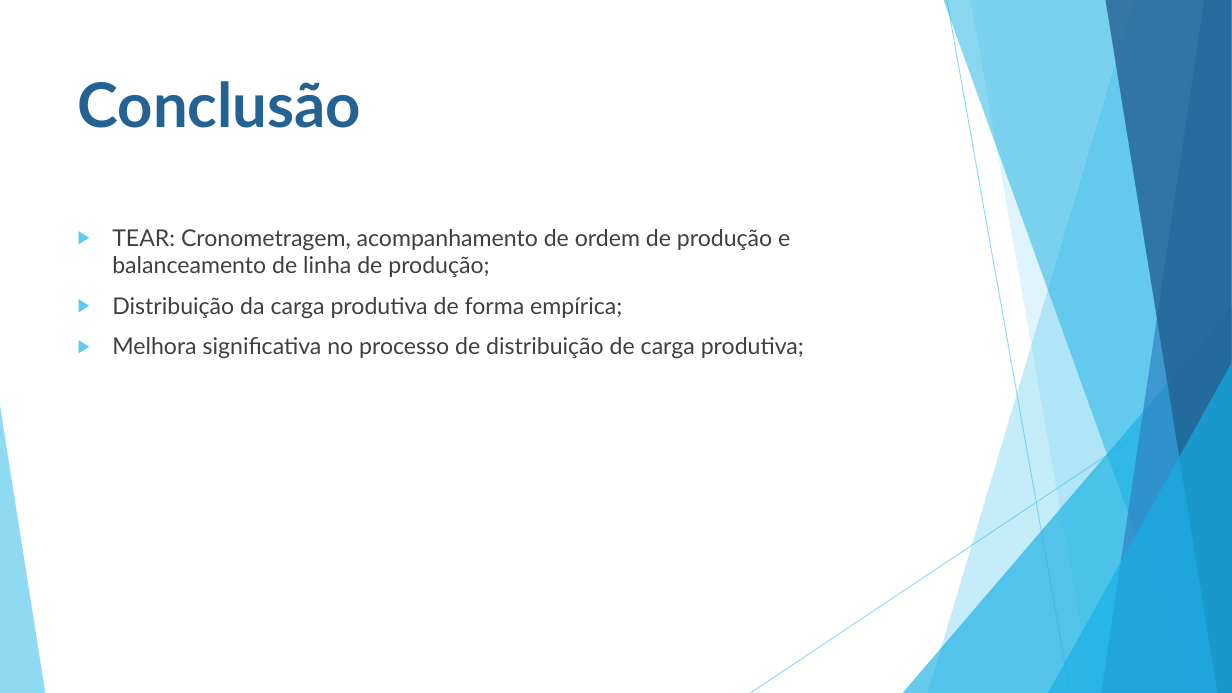
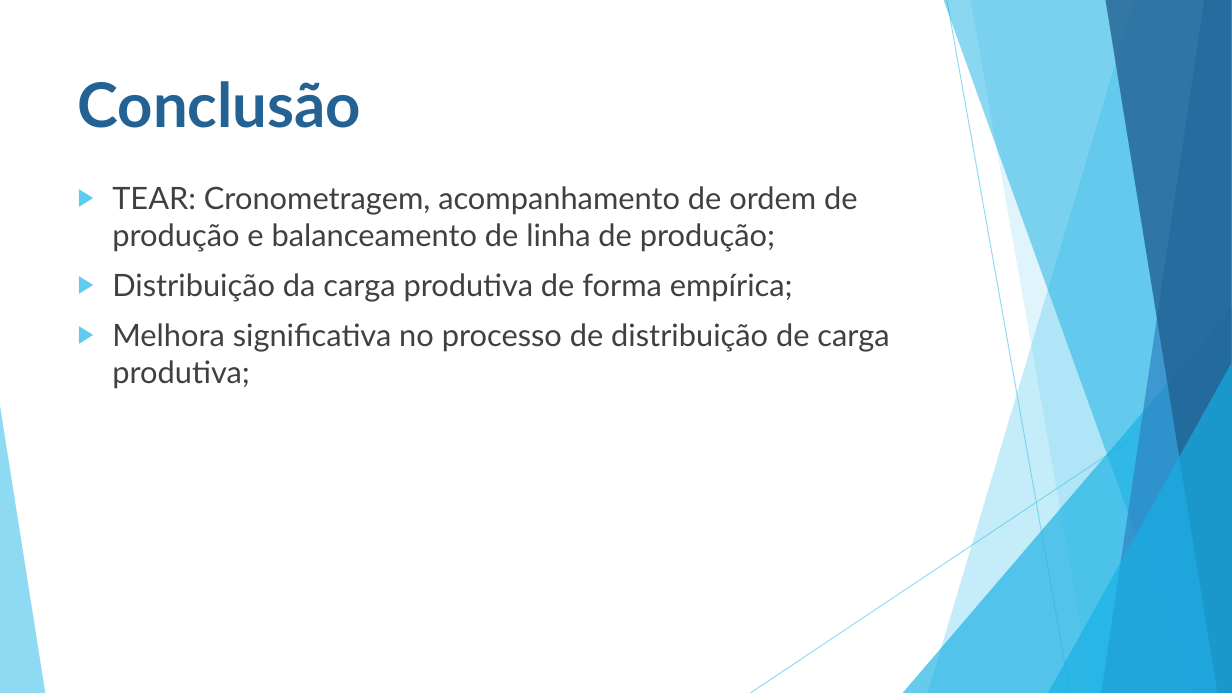
Before and after one commit to ruannicolini/Tear, a slide deck: slide 18 of Documentação/BALANCEAMENTO DE LINHA DE PRODUÇÃO.pptx (slide 17 before the commit). Drawn at 1232x693 pixels with LibreOffice and Linux fonts; fonts in the diff are those of the drawing. Boxes give left, top, right and bottom in pixels: in the first picture for what was removed or moved away, otherwise in the second. Text is boxed around its words. In the diff, an @@ line names an element or a change of style, - is before the commit and + after.

```diff
--- a/Documentação/BALANCEAMENTO DE LINHA DE PRODUÇÃO.pptx
+++ b/Documentação/BALANCEAMENTO DE LINHA DE PRODUÇÃO.pptx
@@ text "TEAR: Cronometragem, acompanhamento de ordem ...": place and size @@
-text "TEAR: Cronometragem, acompanhamento de ordem ..." at bbox=[112, 229, 804, 358]
+text "TEAR: Cronometragem, acompanhamento de ordem ..." at bbox=[112, 186, 889, 389]
@@ text "TEAR: Cronometragem, acompanhamento de ordem ..." at bbox=[112, 186, 889, 389]: size 18 to 24 pt @@
```
Also in this commit, not shown: 5 other slides changed, 1 slide added.
